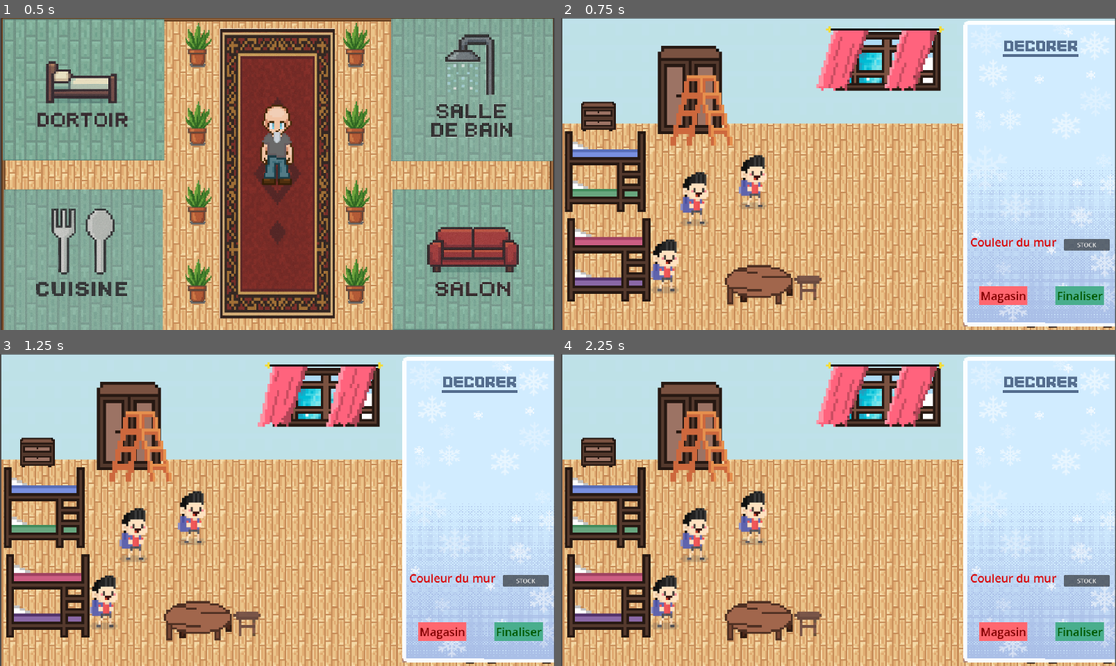
Above: before the commit, frames 1-4 (two rows, left to right).
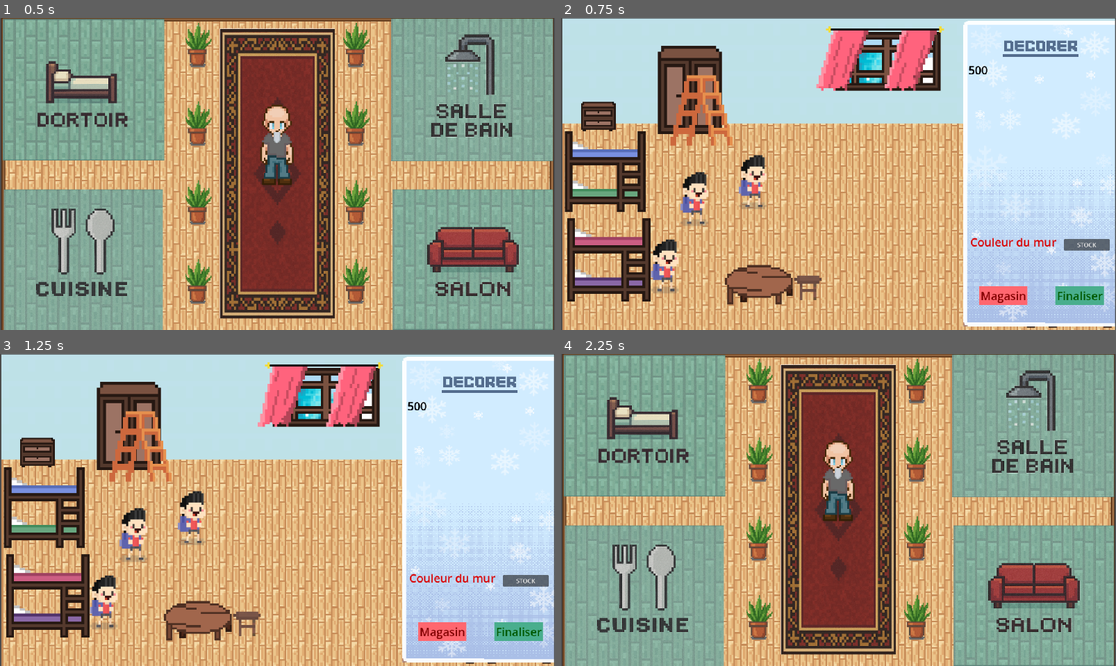
Above: after the commit, the same moments.

Repository: Eliralepas/jeu-serieux
Game: Godot game, scene res://scenes/piece_princiaple.tscn
Two runs of this game, one before a commit and one after it. Both use one fixed random seed, a clock stepped at 60 frames per second and the inputs below.
Inputs (mouse positions are in pixels of both pictures, inside the frame that each line leads up to):
- Up to frame 1 (0.5 s): no input
- Up to frame 2 (0.75 s): tap Enter at 0.5 s; move the mouse to (644, 89) at 0.52 s; click (644, 89) at 0.67 s
- Up to frame 3 (1.25 s): no input
- Up to frame 4 (2.25 s): click "Magasin" at 1.25 s; click "Finaliser" at 2 s

Frame 1 is identical in both runs. In frame 2, less than 0.1% of the frame differs, in the area x 73-77%, y 15-19%; in frame 3, less than 0.1%; in frame 4, 88%, in the area x 0-100%, y 0-100%.
Error before the commit: Invalid assignment of property or key 'text' with value of type 'String' on a base object of type 'null instance'. (res://scripts/grahics.gd:32)

Commit message:
Version jouable: integration du magasin et menu reussie

Diff:
--- a/scenes/Magasin.tscn
+++ b/scenes/Magasin.tscn
@@ -1,7 +1,9 @@
-[gd_scene load_steps=5 format=3 uid="uid://1slb4ng5gwih"]
+[gd_scene load_steps=7 format=3 uid="uid://1slb4ng5gwih"]
 
 [ext_resource type="Script" uid="uid://dami3u2og2fjb" path="res://scripts/Magasin.gd" id="1_nbura"]
 [ext_resource type="Texture2D" uid="uid://xkrh7s3rpwkb" path="res://magazin.png" id="2_5vtcu"]
+[ext_resource type="AudioStream" uid="uid://johqbx3tpyhk" path="res://musique/magasin_background.mp3" id="4_ohnjy"]
+[ext_resource type="AudioStream" uid="uid://2cgu5caxdtib" path="res://musique/people_talking.mp3" id="5_b7ckq"]
 [ext_resource type="AudioStream" uid="uid://bo83jkc060r3y" path="res://musique/acheter.mp3" id="6_b7ckq"]
 
 [sub_resource type="RectangleShape2D" id="RectangleShape2D_w2h71"]
@@ -55,7 +57,21 @@
 
 [node name="Songs" type="Node2D" parent="."]
 
+[node name="backgroundMusique" type="AudioStreamPlayer2D" parent="Songs"]
+stream = ExtResource("4_ohnjy")
+volume_db = -7.429
+autoplay = true
+
+[node name="talkingPeople" type="AudioStreamPlayer2D" parent="Songs"]
+stream = ExtResource("5_b7ckq")
+volume_db = -12.072
+autoplay = true
+
 [node name="purchase" type="AudioStreamPlayer2D" parent="Songs"]
 stream = ExtResource("6_b7ckq")
 
+[node name="Camera2D" type="Camera2D" parent="."]
+position = Vector2(631, 333)
+zoom = Vector2(0.799, 0.77)
+
 [connection signal="pressed" from="Button" to="." method="_on_button_acheter_pressed"]
--- a/scenes/menu.tscn
+++ b/scenes/menu.tscn
@@ -48,9 +48,9 @@
 [node name="VBoxContainer" type="VBoxContainer" parent="Panel"]
 layout_mode = 0
 offset_left = 42.0
-offset_top = 111.0
+offset_top = 184.0
 offset_right = 82.0
-offset_bottom = 151.0
+offset_bottom = 224.0
 
 [node name="btn_Magasin" type="Button" parent="Panel"]
 layout_mode = 0
@@ -93,6 +93,16 @@
 theme_override_styles/normal = SubResource("StyleBoxFlat_i6lef")
 text = "Finaliser"
 
+[node name="Label" type="Label" parent="Panel"]
+layout_mode = 0
+offset_left = 14.0
+offset_top = 110.0
+offset_right = 109.0
+offset_bottom = 157.0
+theme_override_colors/font_color = Color(0, 0, 0, 1)
+theme_override_font_sizes/font_size = 30
+text = "Budjet"
+
 [node name="Camera2D" type="Camera2D" parent="."]
 position = Vector2(208, 399)
 zoom = Vector2(0.7, 0.49)
--- a/scripts/Magasin.gd
+++ b/scripts/Magasin.gd
@@ -1,3 +1,4 @@
+	#A remplacer par sa propre scene!!!!
 extends "res://scripts/grahics.gd"
 
 @onready var parle = $Dialogue
